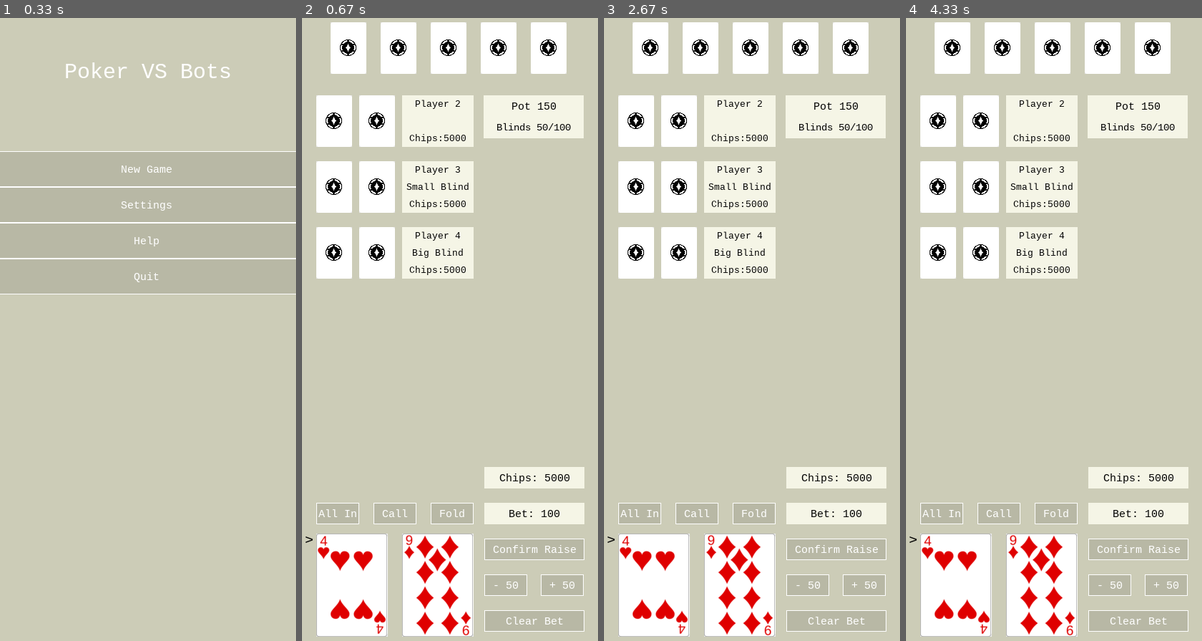
Above: before the commit, frames 1-4 (left to right).
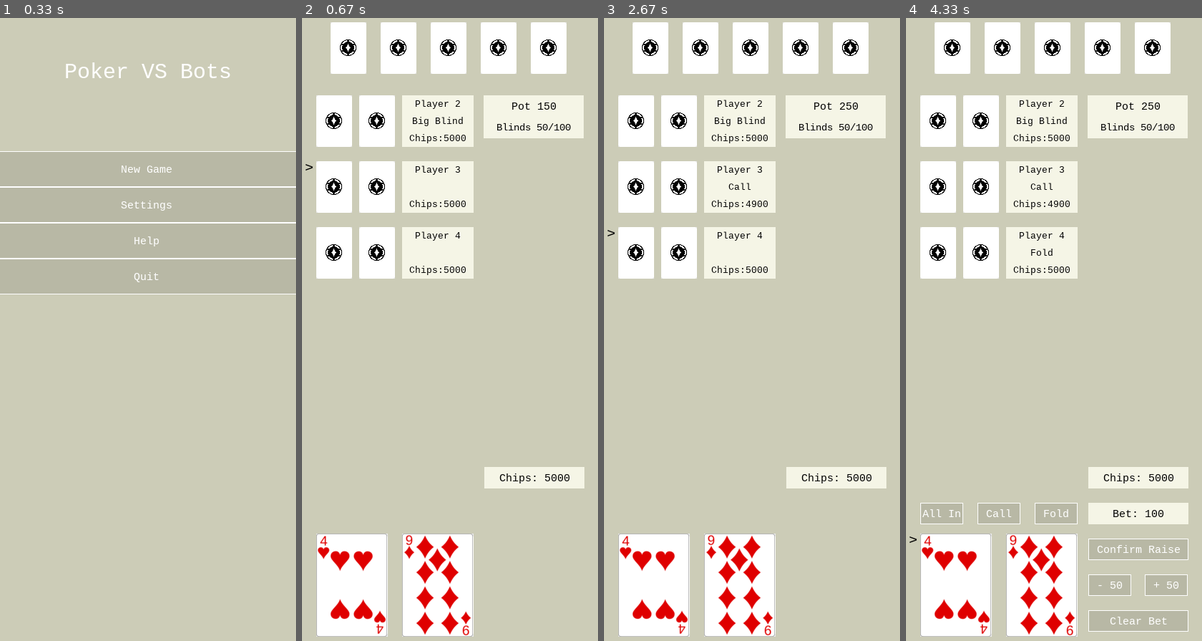
Above: after the commit, the same moments.

Repository: jmsyuen/nea
Game: pygame game, started from main.py
Same seed, same stepped clock (60 frames per second), same inputs: the game is played once before the commit and once after it.
Inputs:
- Up to frame 1 (0.33 s): no input
- Up to frame 2 (0.67 s): click "New Game" at 0.38 s
- Up to frame 3 (2.67 s): no input
- Up to frame 4 (4.33 s): no input

Frame 1 is identical in both runs. In frame 2, 2.1% of the frame differs, in the area x 1-96%, y 15-99%; in frame 3, 2.2%, in the area x 1-96%, y 13-99%; in frame 4, 0.3%.

Commit message:
random start player random time delay between 0.5-2s for each bot

Diff:
--- a/gui.py
+++ b/gui.py
@@ -571,7 +571,7 @@
     #and remove info boxes
 
 
-def HumanBust(player_object):
+def DisplayHumanStats(player_object):
   top_left_x, top_left_y = locations["player_1"][0][0], locations["player_1"][0][1]
   #position relative to top left card
   player_object.ResetAllIn()
--- a/main.py
+++ b/main.py
@@ -84,7 +84,7 @@
       action = player_dict[current_player_id].GetChoice(highest_bet, revealed_cards) #returns value if bet
       print(action) # print into player info box
       pygame.display.flip()
-      time.sleep(0.5)
+      time.sleep(random.randint(5,20) / 10)
 
       ##logic to decode action
       if type(action) == tuple: #allin
@@ -153,16 +153,16 @@
       pygame.display.flip()
 
 
-  ### new game setup
+  # - new game setup - #
 
   print("Starting with default settings. 3 opponents, £50 bot buy in, medium bot difficulty.")
   #remember to add to Player() call below
 
 
   total_players_left, difficulty, bot_starting_chips = gui.GetSettings()
-  big_blind_cycle = 0   #used to know when to double blinds every two cycles of players
+  big_blind_cycle = 0         #used to know when to double blinds every two cycles of players
   big_blind = 100
-  gui.UpdateBlinds(100)      #small blind is always half of big
+  gui.UpdateBlinds(100)       #small blind is always half of big
 
   #initiate player and bot objects
   player_dict = dict()
@@ -171,17 +171,16 @@
     player_dict["player_" + str(player_id_value)] = pokersim.Bot(bot_starting_chips, difficulty) #add bots
   current_round_player_index = random.randrange(0,len(player_dict)) #start on random player every new game
   current_game_player_index = current_round_player_index  #for full rotation of players to increase blinds
-  #human always player_1
-  current_round_player_index = 0 ###for testing ease REMOVE LATER
-  #list(player_dict.keys())
+
+  ##current_round_player_index = 0 ###human starts for testing REMOVE LATER
+  ##list(player_dict.keys()) #show who is left
 
 
   ### game  ###
 
   play_game = True # new round
   while play_game: # iterate rounds
-    #read to and write out every iteration (database)
-    ### new round setup
+    # - new round setup - #
     pot = 0
     gui.UpdatePot(pot)
     small_blind = big_blind // 2
@@ -193,9 +192,9 @@
     round_players = []
     for player_id in player_dict:
       round_players.append(player_id)
-      player_dict[player_id].SetNewHand(round.GetHand(player_id)) ###int(player_id.split("_")[-1])
+      player_dict[player_id].SetNewHand(round.GetHand(player_id)) ##int(player_id.split("_")[-1])
       player_dict[player_id].ResetAllIn()
-      print(f"{player_id} cards: {round.GetHand(player_id)}") ####testing function
+      print(f"{player_id} cards: {round.GetHand(player_id)}") ###testing function
       gui.UpdatePlayerChips(player_id, player_dict[player_id].GetChipsLeft())
       gui.UpdatePlayerInfo(player_id, "")
 
@@ -277,7 +276,7 @@
       if player_dict[player].GetChipsLeft() == 0:
         gui.RemoveBustPlayer(player)
         if player == "player_1":
-          gui.HumanBust(player_dict[player])
+          gui.DisplayHumanStats(player_dict[player])
         total_players_left -= 1
         round_players.remove(player)
         player_dict.pop(player)
@@ -296,7 +295,7 @@
 
     ####end of round
     #end game if one player left or human out (optional)
-    if len(player_dict) < 2: ###or "player_1" not in round.players
+    if len(player_dict) < 2:
       play_game = False
       print(f"{round_players[0]} remains.")
       gui.AnnounceRemainingPlayer(finalists[0])
@@ -317,7 +316,7 @@
 
     if continue_round == "n":
       play_game = False
-      #database write out
+      ###database write out
 
 
 
